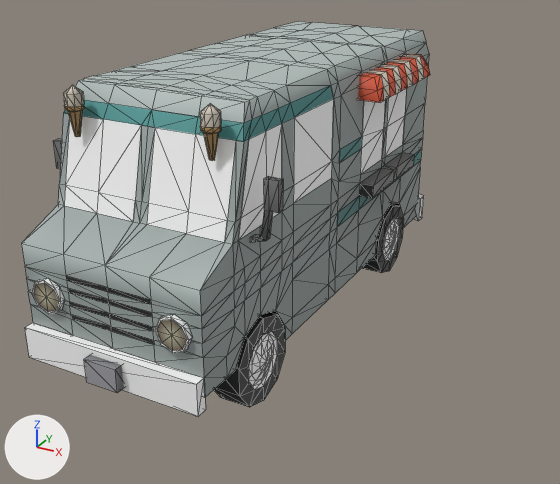
What one commit did to the glTF model EverythingLibraryBrowser/models/vehicles/vehicles-trucks-vans-food-truck/vehicles-trucks-vans-food-truck_v1.glb.
The view is the same before and after, from a 50 mm camera at (4.81, -8.23, 5.13) aimed at (0.49, -0.37, 1.2). Every picture has the same lights, and +X, +Y and +Z are marked at lower left. The first picture is the older version. Mesh edges are drawn as thin lines. Vertices at exactly the same position are counted once.

The scene before the commit, as lines of its bpy script (objects in view):
```python
me_mesh_002 = bpy.data.meshes.new('Mesh.002')
me_mesh_002.from_pydata(...)  # 1221 vertices, 1956 faces; spans x -1.43..1.43, y -3.25..3.25, z 0.0..3.42
# faces by material slot: [1515, 441]
me_mesh_002.materials.append(mat_mat_standard_062)
me_mesh_002.materials.append(mat_mat_refl_038)
ob_food_truck = bpy.data.objects.new('Food Truck', me_mesh_002)
ob_food_truck.location = (0.0, 0.0, 0.0)
```
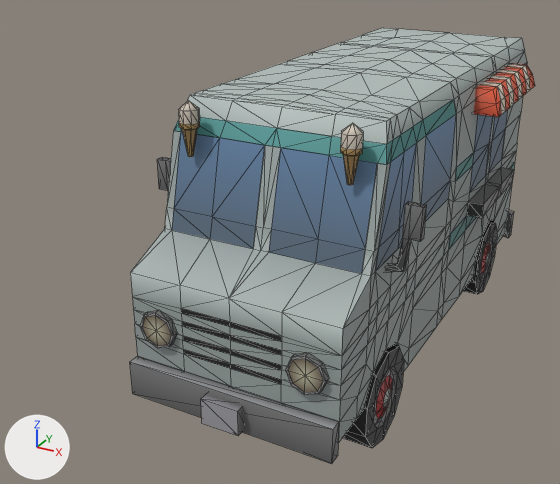
What the commit changed:
me_mesh_002 is used by ob_food_truck; location (0.0, 0.0, 0.0).
me_mesh_002 had 1221 vertices, 1956 faces and spanned x -1.43..1.43, y -3.25..3.25, z 0.0..3.42.
me_mesh_002 no longer uses material mat_mat_standard_062.
me_mesh_002 now has 309 vertices, 441 faces and spans x -1.43..1.43, y -3.15..3.25, z 0.19..3.07.
me_mesh_002 part 1: 14 loose pieces with 245 vertices, spanning x -1.43..1.43, y -3.25..3.16, z 0.36..3.42, are deleted.
me_mesh_002 part 2: 667 vertices removed from x -1.43..1.43, y -3.08..3.08, z 0.0..3.4.
me_mesh_002 part 3: 272 kept faces spanning x -1.19..1.19, y -3.15..3.25, z 0.23..1.54 get new vertex colours; the middle colour goes from white #ffffff to grey #858585.
Mesh me_mesh_001 is new.
It has 930 vertices, 1515 faces and spans x -1.43..1.43, y -3.25..3.16, z 0.0..3.42.
It uses material mat_mat_standard_062.
Object 'Food Truck' (ob_food_truck) moves from (0.0, 0.0, 0.0) to (1.43, 0.0, 0.0).
Object 'Food Truck.001' (ob_food_truck_001) is new; it shows me_mesh_001.
Its location is (1.43, 0.0, 0.0).

Where the change shows, as pixel boxes (x1, y1, x2, y2) in the pictures (560 x 484 px):
'Food Truck', reshaped, moved: before (21, 21, 430, 417); after (130, 110, 514, 464)
'Food Truck.001', added: after (130, 28, 535, 448)
part 1 of me_mesh_002, deleted: before (63, 54, 430, 393)
part 2 of me_mesh_002, deleted: before (21, 21, 429, 407)
part 3 of me_mesh_002, recoloured (white to grey): before (25, 194, 424, 417); after (130, 210, 514, 464)
